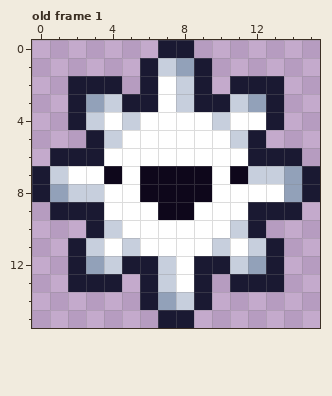
File history of a pixel-art file, core/assets/ase/actor_snowflake.ase. Above, as it was before the edit.
16x16 pixels, 1 frame. Shown: old frame 1. The commit also changed other frames, which this record leaves out.
The result:
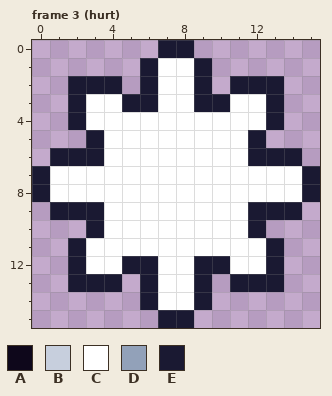
Palette (. is transparent): A #0e071b  B #c7cfdd  C #ffffff  D #92a1b9  E #1a1932
A new or re-ordered frame is compared with the old frame closest to it.
Change:
frames 1 -> 5
Frame 3 (hurt) is new; against old frame 1:
Colour A gives way to colour C in row 7 at x 4, 6 to 9 and 11; in row 8 at x 6 to 9; in row 9 at x 7 to 8.
Colour B gives way to colour C in row 1 at x 7; in row 2 at x 8; in row 3 at x 4, 8 and 11; in row 4 at x 3, 5 and 10; in row 5 at x 4 and 11; in row 7 at x 1 and 12 to 13.
Colour B gives way to colour C in row 8 at x 2 to 3; in row 10 at x 4 and 11; in row 11 at x 3, 5, 10 and 12; in row 12 at x 4, 7 and 11; in row 13 at x 7; in row 14 at x 8.
Colour D gives way to colour C in row 1 at x 8; in row 3 at x 3 and 12; in row 7 at x 14; in row 8 at x 1 and 14; in row 12 at x 3 and 12; in row 14 at x 7.
Where, in picture pixels (left, top, right, bottom), the same in both pictures:
changed: (50, 58, 302, 310)
